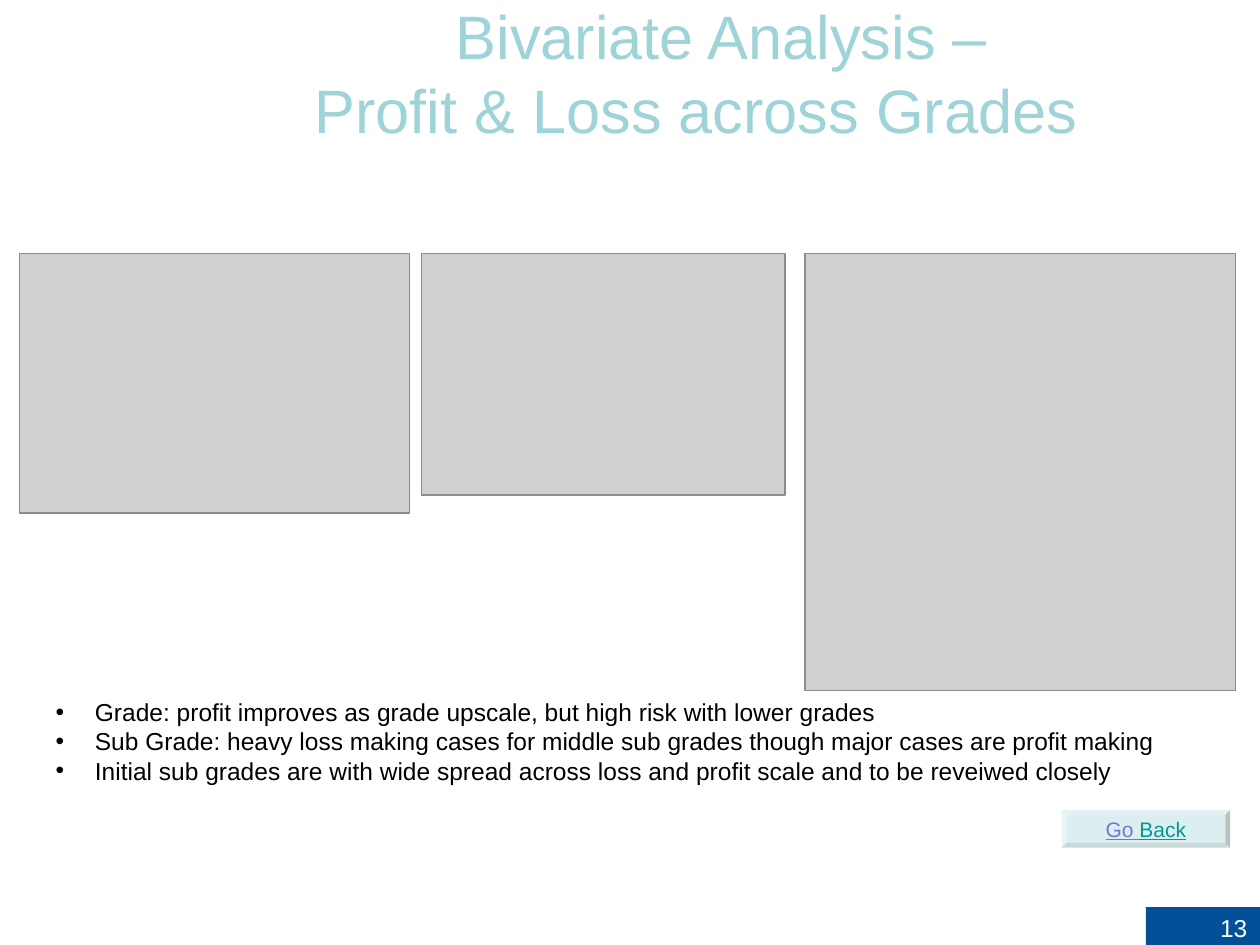
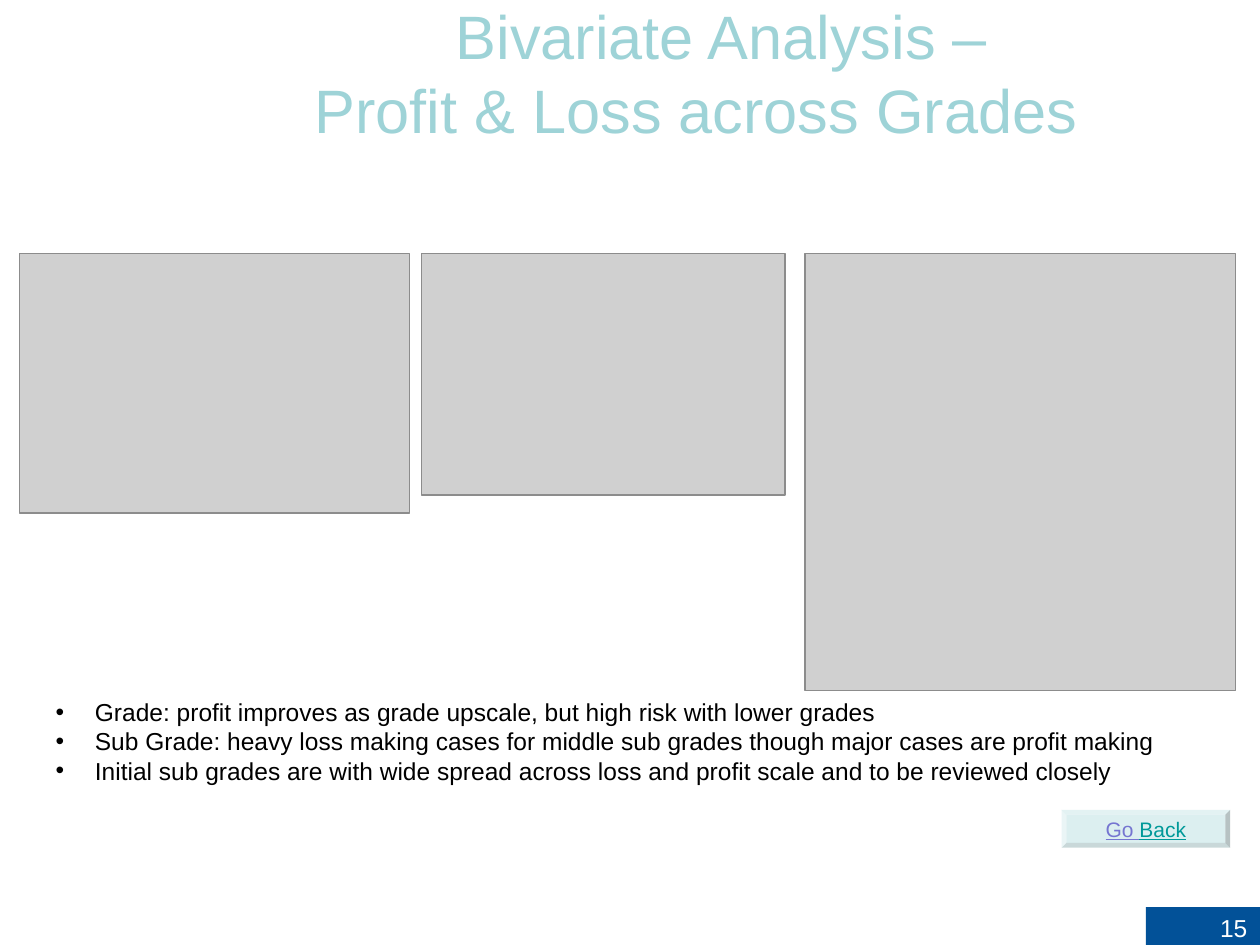
Before and after one commit to RujDha/LendingClub-CaseStudy, a slide deck: slide 15 of LeandingClub-CaseStudy.pptx (slide 13 before the commit). Drawn at 1260x945 pixels with LibreOffice and Linux fonts; fonts in the diff are those of the drawing; grey boxes stand for pictures; background and template pictures are left out. Boxes give left, top, right and bottom in pixels: in the first picture for what was removed or moved away, otherwise in the second. Text is boxed around its words. In the diff, an @@ line names an element or a change of style, - is before the commit and + after.

```diff
--- a/LeandingClub-CaseStudy.pptx
+++ b/LeandingClub-CaseStudy.pptx
@@ text at (x1=95, y1=762, x2=1111, y2=785): text changed @@
-• Initial sub grades are with wide spread across loss and profit scale and to be reveiwed closely
+• Initial sub grades are with wide spread across loss and profit scale and to be reviewed closely
@@ page number at (x1=1220, y1=920, x2=1247, y2=938): text changed @@
-13
+15
```
Also in this commit, not shown: 12 other slides changed, 2 slides added, 2 other files.
